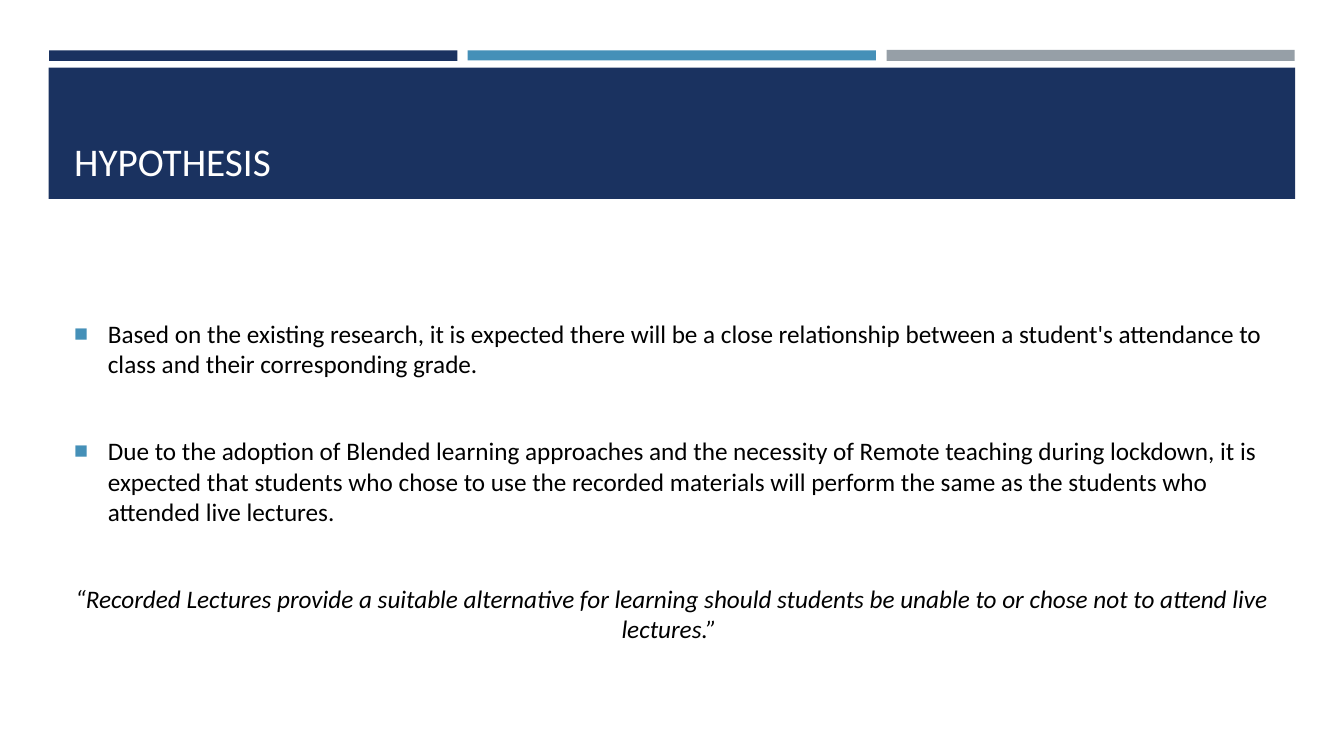
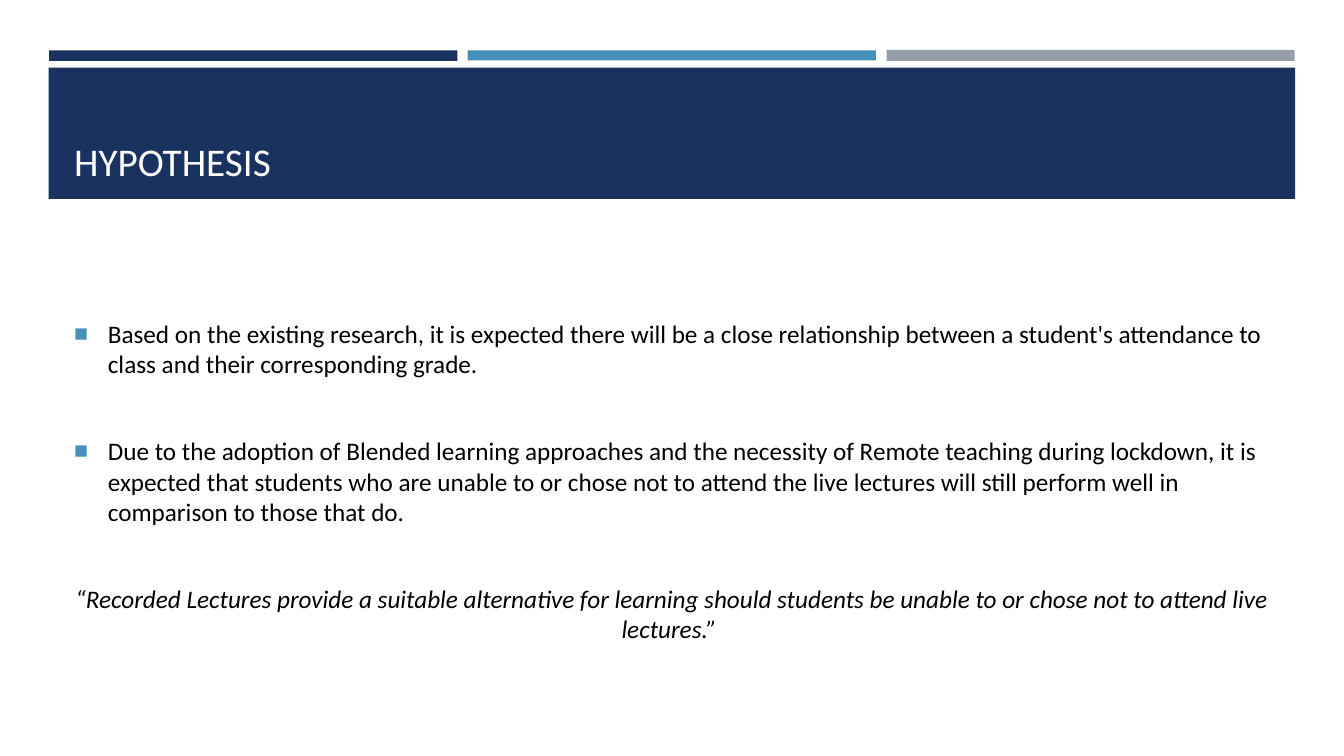
Before and after one commit to ChrisAcornleyPhD/CAP512Data, a slide deck: slide 6 of scripts/CAP512.pptx (slide 5 before the commit). Drawn at 1344x756 pixels with LibreOffice and Linux fonts; fonts in the diff are those of the drawing. Boxes give left, top, right and bottom in pixels: in the first picture for what was removed or moved away, otherwise in the second. Text is boxed around its words. In the diff, an @@ line names an element or a change of style, - is before the commit and + after.

```diff
--- a/scripts/CAP512.pptx
+++ b/scripts/CAP512.pptx
@@ text at (x1=108, y1=442, x2=1256, y2=525): text changed @@
-■ Due to the adoption of Blended learning approaches and the necessity of Remote teaching during lockdown, it is expected that students who chose to use the recorded materials will perform the same as the students who attended live lectures.
+■ Due to the adoption of Blended learning approaches and the necessity of Remote teaching during lockdown, it is expected that students who are unable to or chose not to attend the live lectures will still perform well in comparison to those that do.
```
Also in this commit, not shown: 15 other slides changed, 10 slides added.
